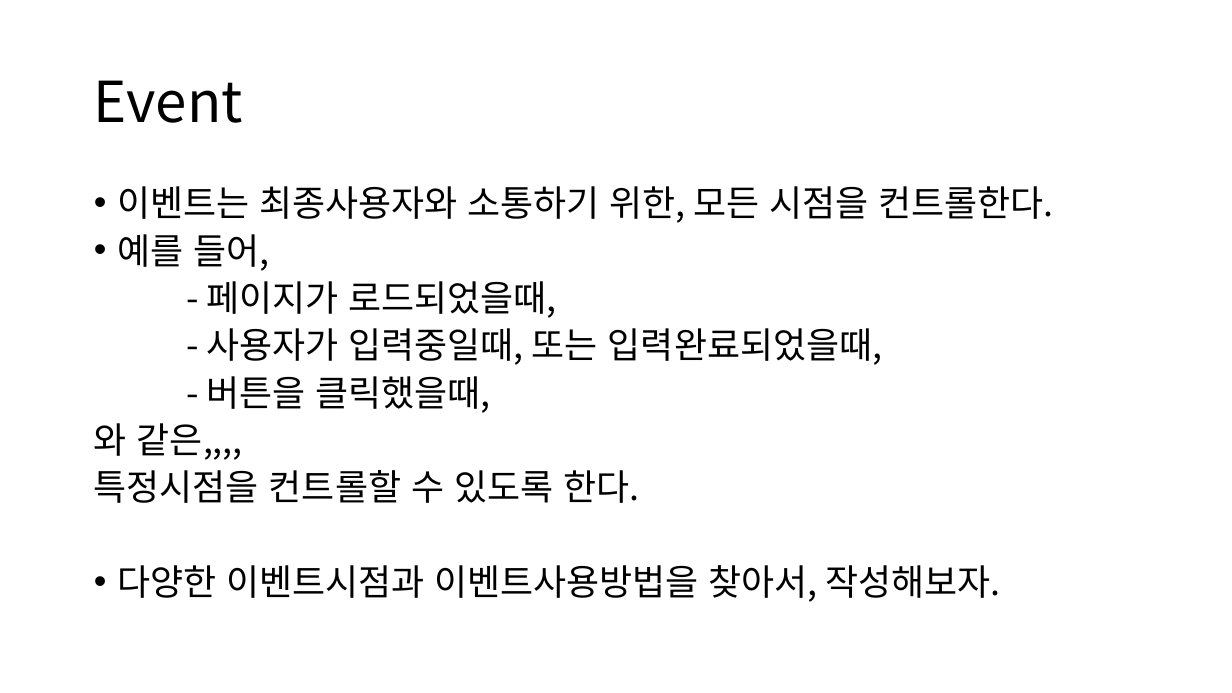
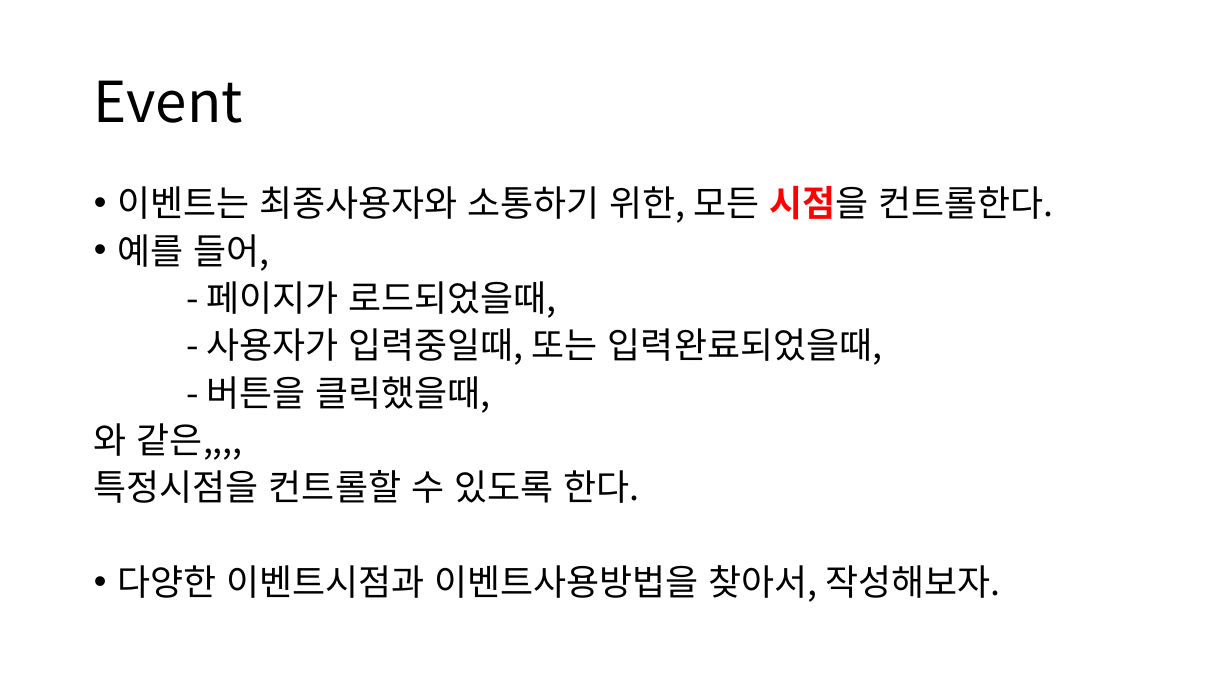
Before and after one commit to skc4365/lectureJS, a slide deck: slide 2 of JS Event.pptx. Drawn at 1232x693 pixels with LibreOffice and Linux fonts; fonts in the diff are those of the drawing. Boxes give left, top, right and bottom in pixels: in the first picture for what was removed or moved away, otherwise in the second. Text is boxed around its words. In the diff, an @@ line names an element or a change of style, - is before the commit and + after.

```diff
--- a/JS Event.pptx
+++ b/JS Event.pptx
@@ text at (117,186,1053,223): text colour #000000 to #FF0000, bold on in "시점을" @@
```
Also in this commit, not shown: 8 slides added, 2 slides removed, 1 other file.
